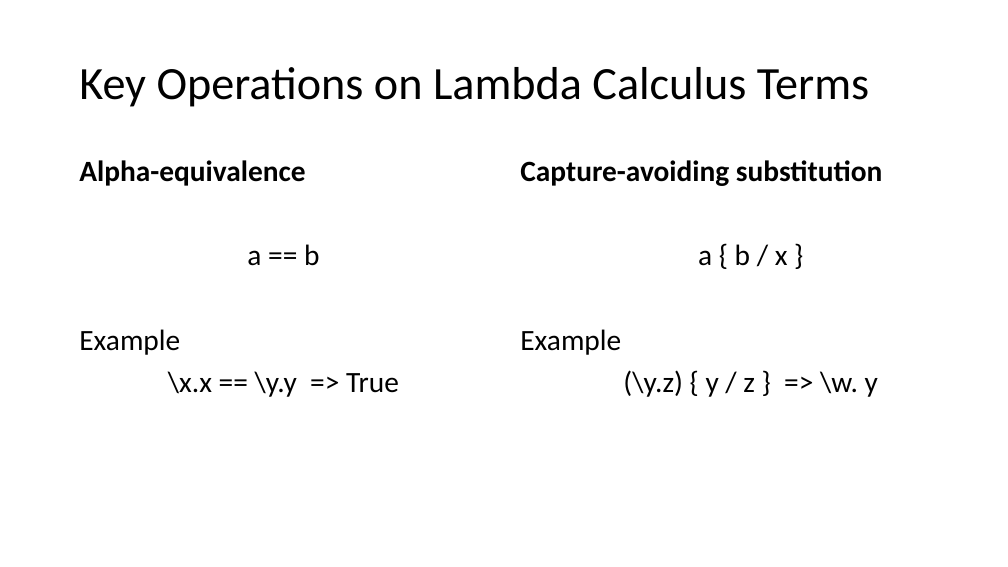
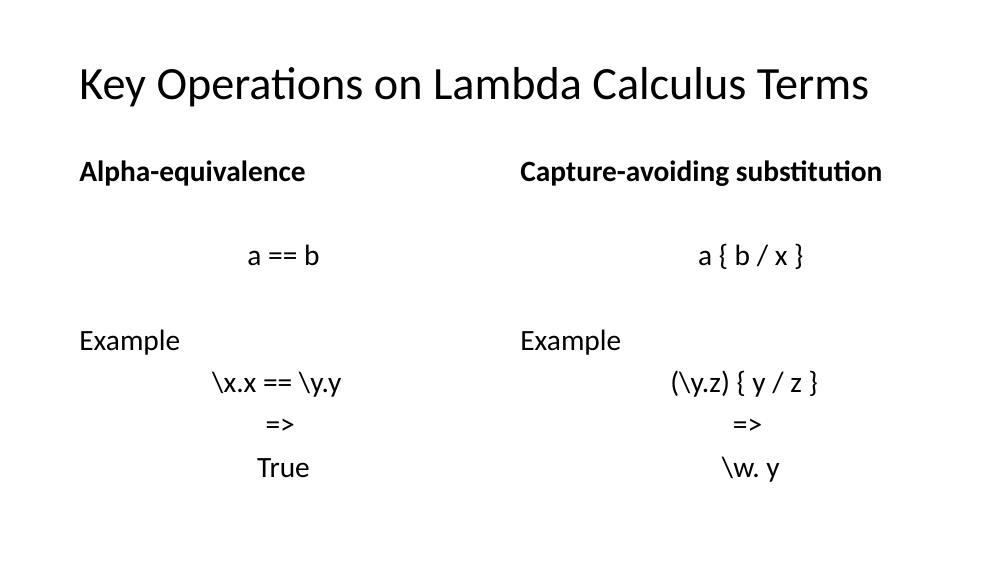
Before and after one commit to sweirich/lambda-n-ways, a slide deck: slide 4 of plclub-2021.pptx. Drawn at 1008x567 pixels with LibreOffice and Linux fonts; fonts in the diff are those of the drawing. Boxes give left, top, right and bottom in pixels: in the first picture for what was removed or moved away, otherwise in the second. Text is boxed around its words. In the diff, an @@ line names an element or a change of style, - is before the commit and + after.

```diff
--- a/plclub-2021.pptx
+++ b/plclub-2021.pptx
@@ text at (212,371,341,478): text changed @@
-\x.x == \y.y => True
+\x.x == \y.y
+=>
+True
@@ text at (670,370,802,482): text changed @@
-(\y.z) { y / z } => \w. y
+(\y.z) { y / z }
+=>
+\w. y
```
Also in this commit, not shown: 10 other slides changed, 7 other files.
